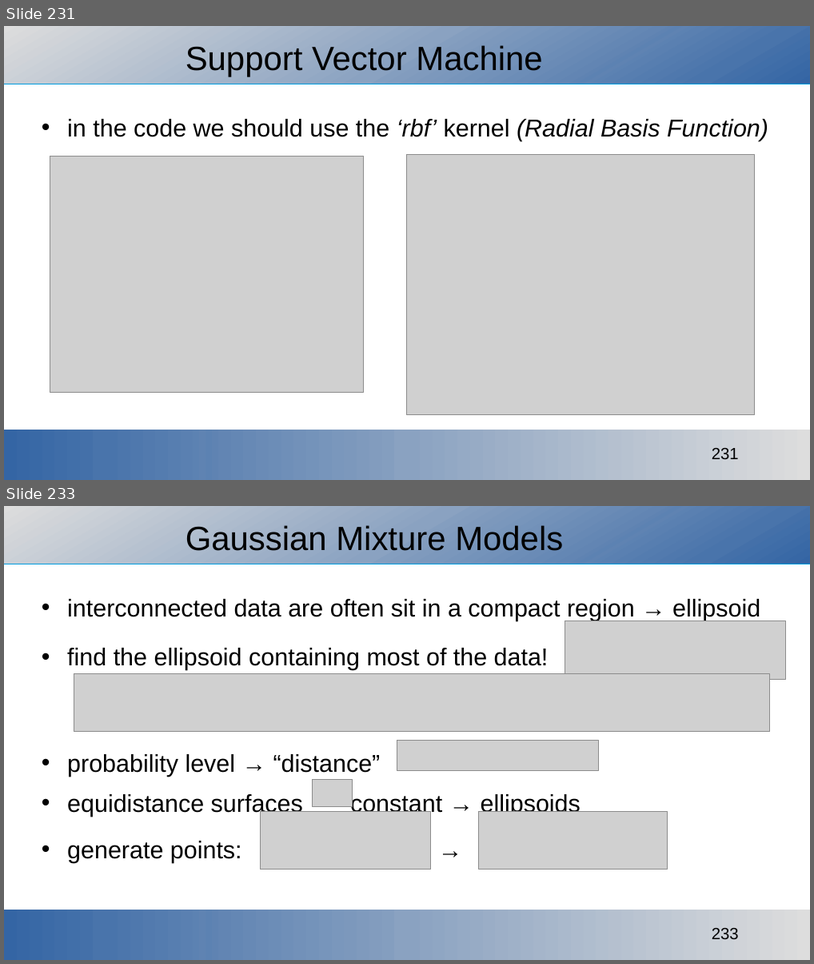
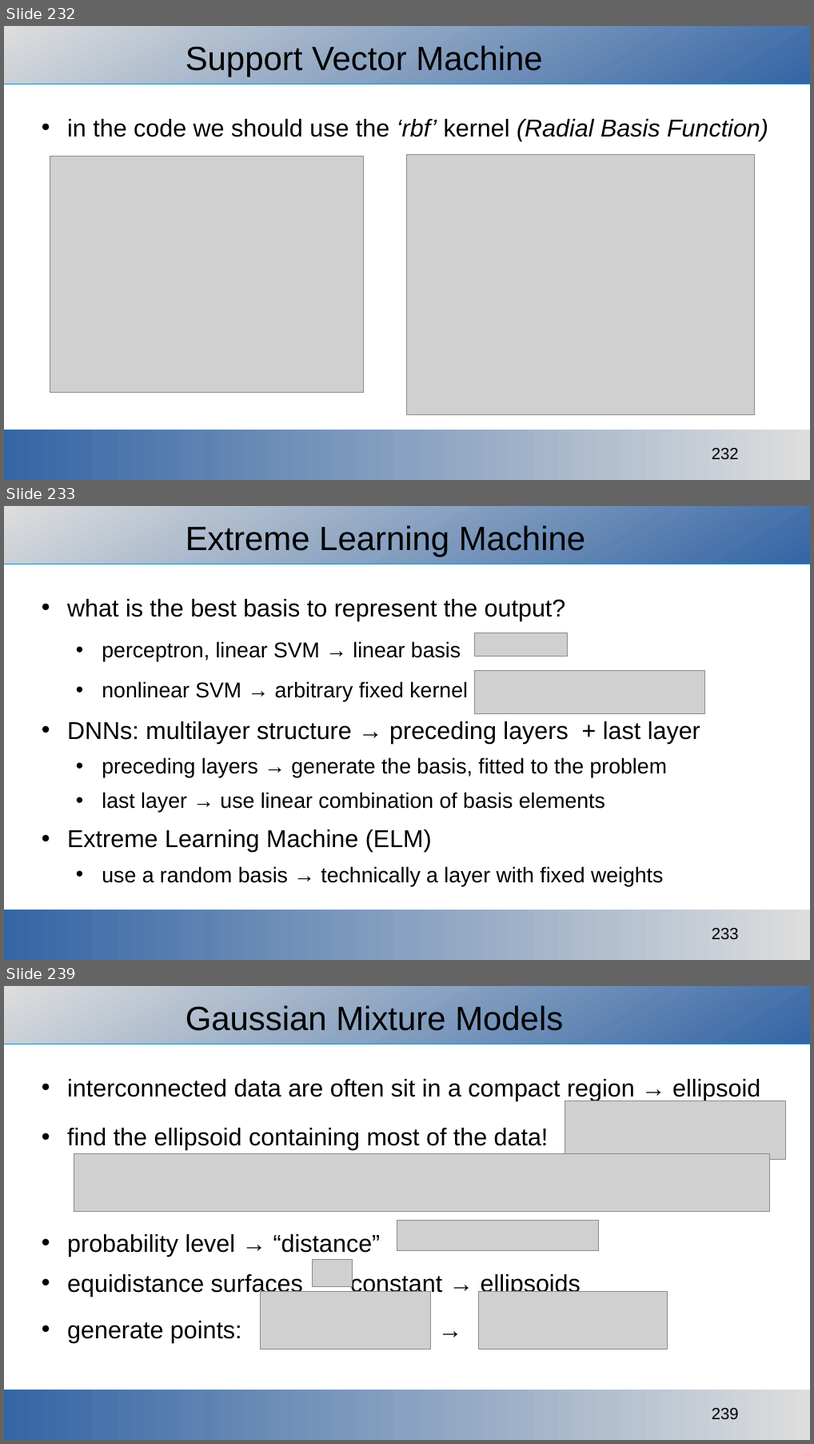
Before and after one commit to ajakovac/ML-in-Practice-I, a slide deck: ML in practice.odp. Shown one above the other, each under a label of ours: slides 231 and 233 before the commit, slides 232, 233 and 239 after it; the slides between them are not shown. The pictures are 814x964 and 814x1444 pixels, drawn with LibreOffice and Linux fonts; fonts in the diff are those of the drawing; grey boxes stand for pictures; background and template pictures are left out. Boxes give left, top, right and bottom in pixels: in the first picture for what was removed or moved away, otherwise in the second. Text is boxed around its words. In the diff, an @@ line names an element or a change of style, - is before the commit and + after.

```diff
--- a/ML in practice.odp
+++ b/ML in practice.odp
@@ slide 233 added at <box>4,506,810,960</box>, background #FFFFFF; not listed: 3 template elements that a slide beside it also shows @@
@@ title added at <box>186,525,586,556</box>, 33 pt, text #000000 @@
+Extreme Learning Machine
@@ text added at <box>67,599,701,886</box>, 21 pt, text #000000 @@
+• what is the best basis to represent the output?
+  • perceptron, linear SVM → linear basis
+  • nonlinear SVM → arbitrary fixed kernel
+• DNNs: multilayer structure → preceding layers + last layer
+  • preceding layers → generate the basis, fitted to the problem
+  • last layer → use linear combination of basis elements
+• Extreme Learning Machine (ELM)
+  • use a random basis → technically a layer with fixed weights
@@ picture added at <box>475,632,568,656</box> @@
@@ picture added at <box>475,670,706,714</box> @@
@@ what was slide 231 is now slide 232 @@
@@ page number at <box>712,448,739,459</box>: text changed @@
-231
+232
@@ what was slide 233 is now slide 239 @@
@@ page number at <box>712,1408,739,1419</box>: text changed @@
-233
+239
```
Also in this commit, not shown: 7 slides changed, 14 other slides added, 16 other files.
